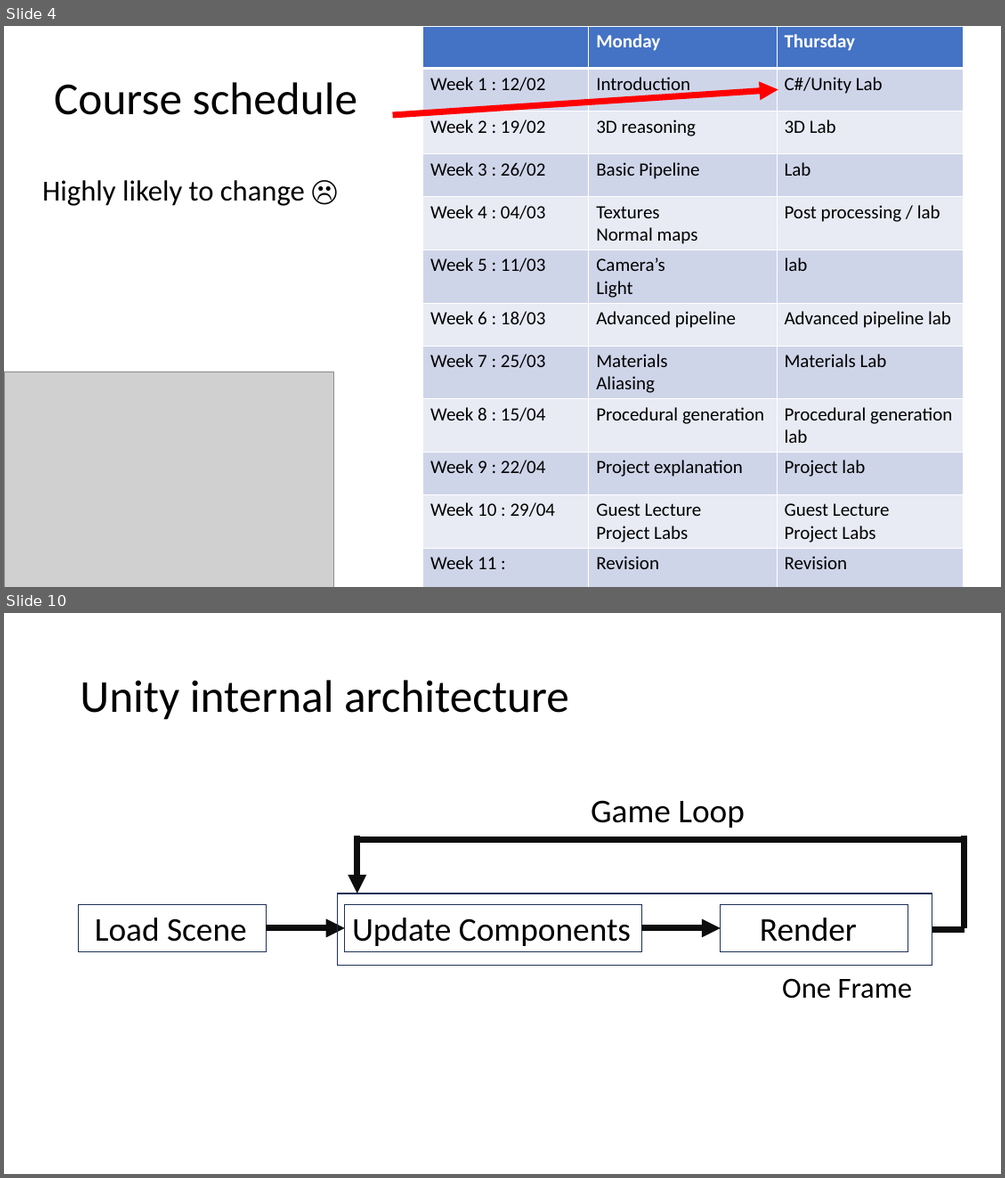
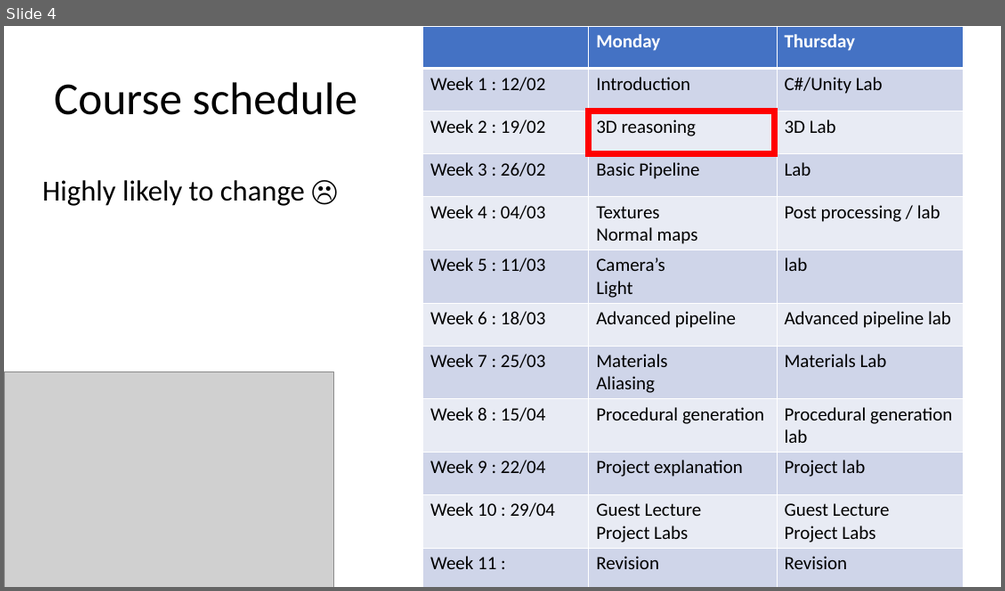
Before and after one commit to harveypekar/3dgraphics, a slide deck: course/3d_slides_w2a.pptx. Shown one above the other, each under a label of ours: slides 4 and 10 before the commit, slide 4 after it; the slides between them are not shown. The pictures are 1005x1178 and 1005x591 pixels, drawn with LibreOffice and Linux fonts; fonts in the diff are those of the drawing; grey boxes stand for pictures. Boxes give left, top, right and bottom in pixels: in the first picture for what was removed or moved away, otherwise in the second. Text is boxed around its words. In the diff, an @@ line names an element or a change of style, - is before the commit and + after.

```diff
--- a/course/3d_slides_w2a.pptx
+++ b/course/3d_slides_w2a.pptx
@@ slide 10 removed at [4, 613, 1001, 1174], background #FFFFFF @@
@@ title removed at [80, 680, 569, 720] @@
-Unity internal architecture
@@ text removed at [591, 800, 744, 827] @@
-Game Loop
@@ line removed from (356, 840) to (961, 840) @@
@@ arrow removed from (357, 835) to (357, 893) @@
@@ line removed from (964, 835) to (964, 928) @@
@@ rectangle removed at [78, 904, 266, 952] @@
@@ rectangle removed at [338, 893, 933, 965] @@
@@ rectangle removed at [345, 904, 642, 952] @@
@@ rectangle removed at [720, 904, 908, 952] @@
@@ text removed at [95, 917, 247, 941] @@
-Load Scene
@@ arrow removed from (266, 928) to (345, 928) @@
@@ text removed at [352, 917, 631, 946] @@
-Update Components
@@ arrow removed from (642, 928) to (720, 928) @@
@@ text removed at [760, 917, 857, 941] @@
-Render
@@ line removed from (933, 929) to (964, 929) @@
@@ text removed at [782, 978, 913, 998] @@
-One Frame
@@ slide 4 changed as well @@
@@ arrow removed from (393, 115) to (778, 89) @@
@@ rectangle added at [589, 111, 775, 154], outline #FF0000 6 pt @@
```
Also in this commit, not shown: 1 other slide changed, 57 slides added, 30 other slides removed.
